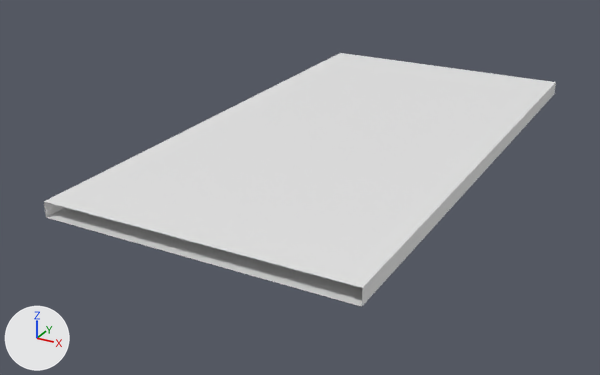
An edit to the OBJ model mesh/33.5/br4_elevated_lod.obj, drawn before and after from the same camera.
Rendered twice from a camera (50 mm lens) standing at (39.6, -83.6, 32.9) and looking at (-3.9, -4.6, -6.7). The axes (+X, +Y, +Z) are drawn at lower left. The lights are the same throughout. Where no turn or scale is listed for an object, it has been applied to the vertices. Vertices at the same position are counted once.

Objects in the first picture: 'br4_elevated_lod'.
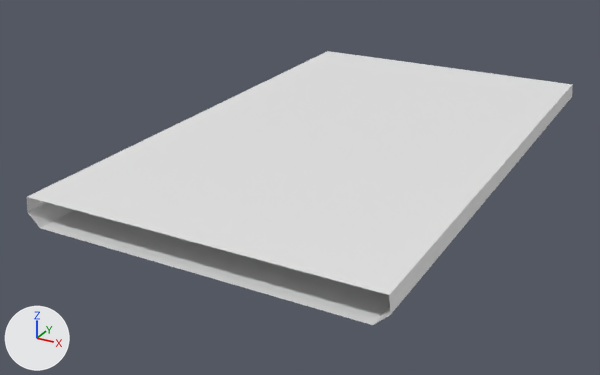
What changed in the scene script:
```text
Change me_br4_elevated_lod:
    used by ob_br4_elevated_lod; location = (0.0, 0.0, 0.0)
    remove me_br4_elevated_lod.from_pydata(...)  # 20 vertices, 32 faces; spans x -16.8..16.8, y -32.0..32.0, z -2.0..-0.3
    add me_br4_elevated_lod.from_pydata(...)  # 95 vertices, 170 faces; spans x -19.2..19.2, y -32.0..32.0, z -3.4..-0.3
    me_br4_elevated_lod part 1: the whole mesh is rebuilt
```

Location of each change, [x1, y1, x2, y2] in pixels of the pictures (600 x 375 px):
'br4_elevated_lod', reshaped (7% wider, 8% taller)
    before: [44, 53, 556, 307]
    after: [27, 51, 573, 325]
